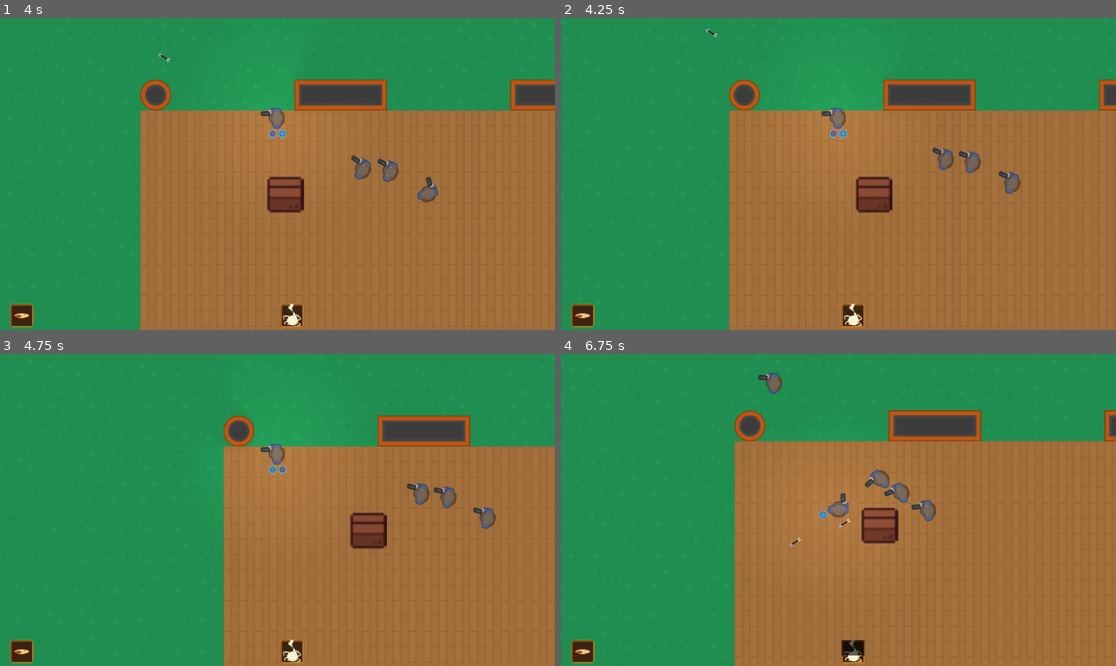
Above: before the commit, frames 1-4 (two rows, left to right).
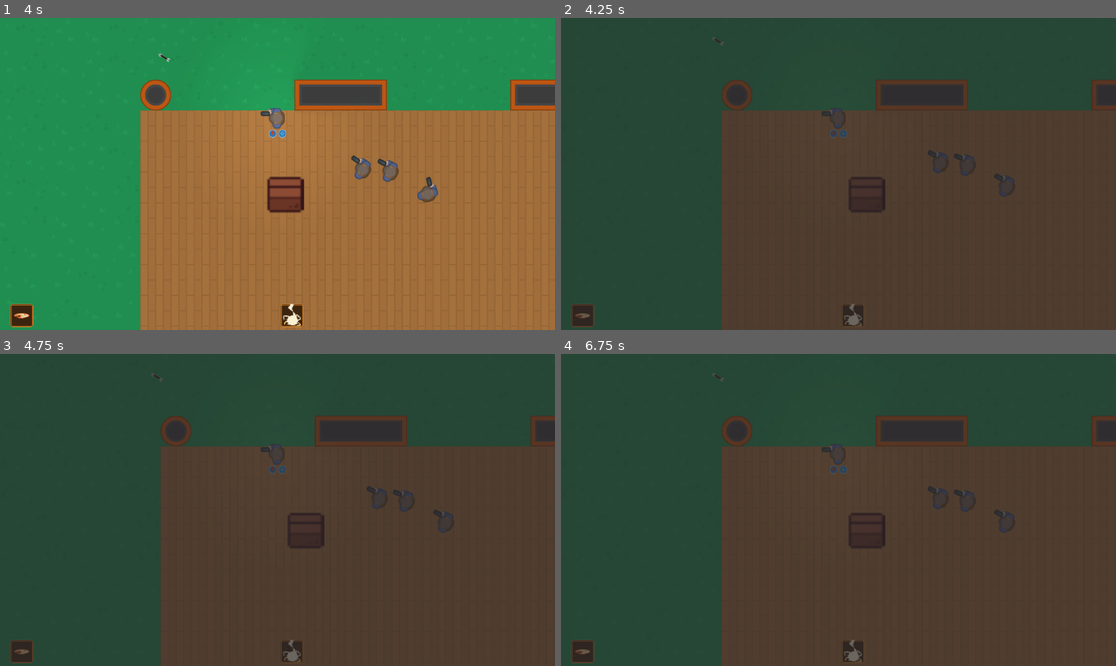
Above: after the commit, the same moments.

Repository: ChristopherDebray/godot_base
Game: Godot game, scene res://scenes/level/levels/level_test.tscn
The game is run twice, just before and just after one commit, with the same random seed, the same clock (stepped at 60 frames per second) and the same inputs.
Inputs (mouse positions are in pixels of both pictures, inside the frame that each line leads up to):
- Up to frame 1 (4 s): tap Enter at 0.5 s; move the mouse to (399, 158) at 0.52 s; hold D (right) 0.53-1.28 s; tap 3 (b_3_action) at 0.6 s; move the mouse to (166, 189) at 1.27 s; hold S (down) 1.28-2.03 s; click (166, 189) at 1.35 s; move the mouse to (333, 105) at 2.02 s; hold D (right) 2.03-2.78 s; tap E (validate) at 2.1 s; move the mouse to (249, 236) at 2.77 s; hold W (up) 2.78-3.53 s; tap 1 (x_1_action) at 2.85 s; move the mouse to (444, 220) at 3.52 s; hold A (left) from 3.53 s (still down); tap 2 (y_2_action) at 3.6 s
- Up to frame 2 (4.25 s): keep holding A (left); tap Escape (pause) at 4.15 s
- Up to frame 3 (4.75 s): keep holding A (left); move the mouse to (111, 463) at 4.27 s; tap 3 (b_3_action) at 4.35 s
- Up to frame 4 (6.75 s): move the mouse to (866, 510) at 5.02 s; release A (left) at 5.03 s; hold S (down) 5.03-5.78 s; click (866, 510) at 5.1 s; move the mouse to (755, 432) at 5.77 s; hold D (right) 5.78-6.53 s; tap E (validate) at 5.85 s; move the mouse to (960, 494) at 6.52 s; hold W (up) from 6.53 s (still down); tap 1 (x_1_action) at 6.6 s

Frame 1 is identical in both runs. In frame 2, 98% of the frame differs, in the area x 0-100%, y 0-100%; in frame 3, 98%; in frame 4, 99%.

Commit message:
feat: Added pause input

Diff:
--- a/scenes/_damageable/damageable.tscn
+++ b/scenes/_damageable/damageable.tscn
@@ -3,6 +3,7 @@
 [ext_resource type="Script" uid="uid://cdoqf6w0fcfew" path="res://scenes/_damageable/damageable.gd" id="1_25i3q"]
 
 [node name="Damagable" type="CharacterBody2D"]
+process_mode = 1
 collision_layer = 24
 collision_mask = 9
 script = ExtResource("1_25i3q")
--- a/scenes/ability/base_ability.tscn
+++ b/scenes/ability/base_ability.tscn
@@ -3,6 +3,7 @@
 [ext_resource type="Script" uid="uid://ci4tbsten4can" path="res://scenes/ability/base_ability.gd" id="1_2mqch"]
 
 [node name="BaseAbility" type="Node2D"]
+process_mode = 1
 script = ExtResource("1_2mqch")
 
 [node name="AnimatedSprite2D" type="AnimatedSprite2D" parent="."]
--- a/scenes/ennemy/Testemy/testemy.tscn
+++ b/scenes/ennemy/Testemy/testemy.tscn
@@ -33,6 +33,7 @@
 }]
 
 [node name="Testemy" instance=ExtResource("1_51n66")]
+process_mode = 0
 script = ExtResource("2_yxw5o")
 behavior = SubResource("Resource_lsexk")
 health = 40.0
--- a/scenes/level/level_base.tscn
+++ b/scenes/level/level_base.tscn
@@ -1,10 +1,11 @@
-[gd_scene load_steps=20 format=4 uid="uid://bm3vsdux3ux7u"]
+[gd_scene load_steps=21 format=4 uid="uid://bm3vsdux3ux7u"]
 
 [ext_resource type="Texture2D" uid="uid://dvx2i200wwho3" path="res://assets/sprite_sheets/floor.png" id="1_8lvw5"]
 [ext_resource type="PackedScene" uid="uid://dqnnqulkpfar1" path="res://scenes/ui/in_game_ui.tscn" id="1_rgbux"]
 [ext_resource type="Texture2D" uid="uid://d4gkkoci0wg2x" path="res://assets/sprite_sheets/grass.png" id="2_v8w54"]
 [ext_resource type="Texture2D" uid="uid://syk4em1wlbrl" path="res://assets/sprite_sheets/walls.png" id="3_rgbux"]
 [ext_resource type="PackedScene" uid="uid://fvur3m50uam0" path="res://scenes/player/player.tscn" id="4_v8w54"]
+[ext_resource type="PackedScene" uid="uid://uk7n8q5lt0l1" path="res://scenes/ui/pause_ui.tscn" id="6_ppe2f"]
 
 [sub_resource type="TileSetAtlasSource" id="TileSetAtlasSource_0mir8"]
 texture = ExtResource("2_v8w54")
@@ -170,6 +171,7 @@
 [node name="Players" type="Node2D" parent="."]
 
 [node name="Player" parent="Players" instance=ExtResource("4_v8w54")]
+process_mode = 0
 
 [node name="SpawnPoints" type="Node2D" parent="."]
 
@@ -186,3 +188,5 @@
 [node name="CanvasLayer" type="CanvasLayer" parent="."]
 
 [node name="InGameUi" parent="CanvasLayer" instance=ExtResource("1_rgbux")]
+
+[node name="PauseUi" parent="CanvasLayer" instance=ExtResource("6_ppe2f")]
--- a/scenes/level/levels/level_test.tscn
+++ b/scenes/level/levels/level_test.tscn
@@ -59,6 +59,7 @@
 position = Vector2(1177, 360)
 
 [node name="Box" parent="Objects" index="0" instance=ExtResource("2_5l38v")]
+process_mode = 0
 position = Vector2(877, 367)
 
 [node name="Path" type="Node2D" parent="Paths" index="0"]
--- /dev/null
+++ b/scenes/ui/pause_ui.gd
@@ -0,0 +1,10 @@
+extends Control
+
+func _physics_process(delta: float) -> void:
+	if Input.is_action_just_pressed("pause"):
+		var is_paused = get_tree().paused
+		get_tree().paused = !is_paused
+		if is_paused:
+			hide()
+		else:
+			show()
--- /dev/null
+++ b/scenes/ui/pause_ui.tscn
@@ -0,0 +1,35 @@
+[gd_scene load_steps=2 format=3 uid="uid://uk7n8q5lt0l1"]
+
+[ext_resource type="Script" uid="uid://b8flwhrvvk72w" path="res://scenes/ui/pause_ui.gd" id="1_xt3ok"]
+
+[node name="PauseUi" type="Control"]
+process_mode = 3
+visible = false
+layout_mode = 3
+anchors_preset = 15
+anchor_right = 1.0
+anchor_bottom = 1.0
+grow_horizontal = 2
+grow_vertical = 2
+script = ExtResource("1_xt3ok")
+
+[node name="ColorRect" type="ColorRect" parent="."]
+layout_mode = 1
+anchors_preset = 15
+anchor_right = 1.0
+anchor_bottom = 1.0
+grow_horizontal = 2
+grow_vertical = 2
+color = Color(0.160784, 0.14902, 0.160784, 0.686275)
+
+[node name="MarginContainer" type="MarginContainer" parent="."]
+layout_mode = 1
+anchors_preset = 15
+anchor_right = 1.0
+anchor_bottom = 1.0
+grow_horizontal = 2
+grow_vertical = 2
+theme_override_constants/margin_left = 15
+theme_override_constants/margin_top = 15
+theme_override_constants/margin_right = 15
+theme_override_constants/margin_bottom = 60
Not shown, added: scenes/ui/pause_ui.gd.uid
